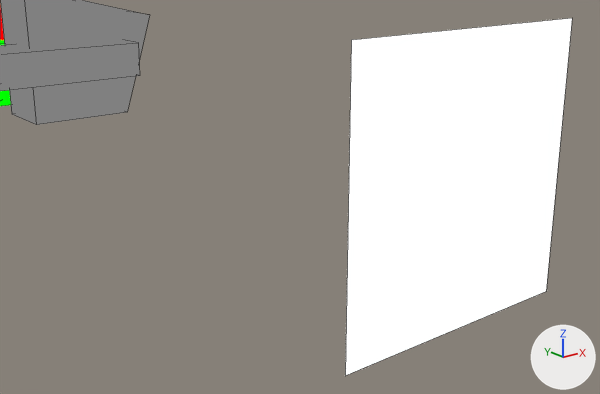
One commit to the Blender file assets-source/blender/motion/iguanodon-sneeze.blend: the scene before it, then after it.
Rendered twice from a 50 mm lens placed at (69.9, -32.99, 24.87), pointed at (72.7, -29.49, 23.47). Arrows for +X, +Y and +Z are at lower right; the lights stay in place. The picture after the commit comes second. Mesh edges are drawn as thin lines.

In view in the first picture: 'DinoTycoon_Motion_iguanodon_sneeze_beak', 'DinoTycoon_Motion_iguanodon_sneeze_eye', 'DinoTycoon_Motion_iguanodon_sneeze_mouth' and 2 more.
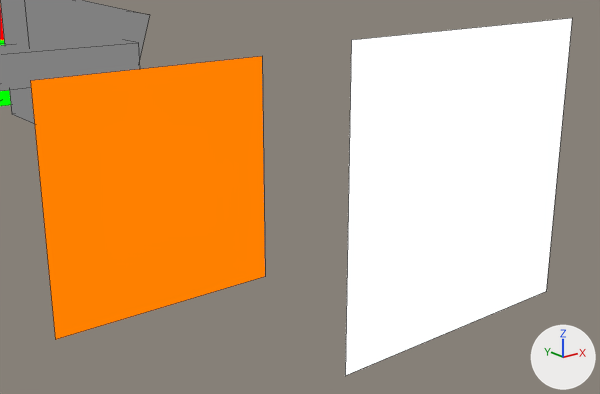
Changed parts and their boxes [x1, y1, x2, y2] in the pictures (600 x 394 px):
'DinoTycoon_Motion_iguanodon_sneeze_eye_white', added (orange)
    after: [30, 56, 265, 340]

Diff of the bpy script that builds the scene:
```diff
--- a/assets-source/blender/motion/iguanodon-sneeze.blend.py
+++ b/assets-source/blender/motion/iguanodon-sneeze.blend.py
@@ mat_dinotycoon_role_y @@
+mat_dinotycoon_role_y = emission_material('DinoTycoon_Role_Y')
+mat_dinotycoon_role_y.base_color = (1.0, 0.216, 0.0)  # orange #ff8000
@@ me_dinotycoon_motion_iguanodon_sneeze_sample_eye_white @@
+me_dinotycoon_motion_iguanodon_sneeze_sample_eye_white.from_pydata([(71.4, -29.0, 24.2), (72.8, -29.0, 24.2), (72.8, -29.0, 22.8), (71.4, -29.0, 22.8), (71.4, -29.0, 24.2), (72.8, -29.0, 24.2), (72.8, -29.0, 22.8), (71.4, -29.0, 22.8)], [], [(3, 2, 1, 0), (4, 5, 6, 7), (0, 1, 5, 4), (1, 2, 6, 5), (2, 3, 7, 6), (3, 0, 4, 7)])
+me_dinotycoon_motion_iguanodon_sneeze_sample_eye_white.materials.append(mat_dinotycoon_role_y)  # orange #ff8000
@@ ob_dinotycoon_motion_iguanodon_sneeze_eye_white @@
+ob_dinotycoon_motion_iguanodon_sneeze_eye_white = bpy.data.objects.new('DinoTycoon_Motion_iguanodon_sneeze_eye_white', me_dinotycoon_motion_iguanodon_sneeze_sample_eye_white)
+ob_dinotycoon_motion_iguanodon_sneeze_eye_white.location = (0.0, 0.0, 0.0)
```
